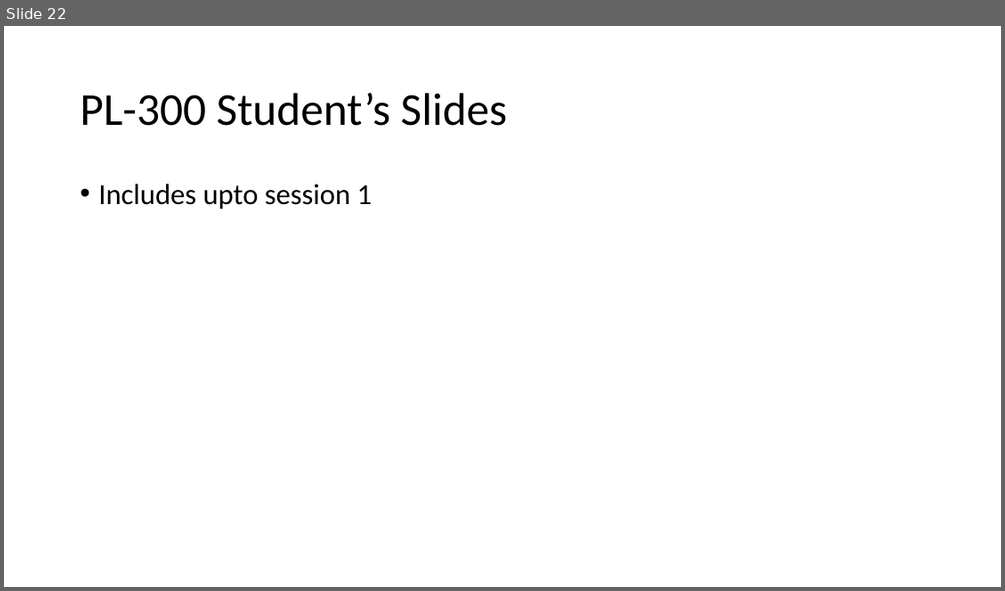
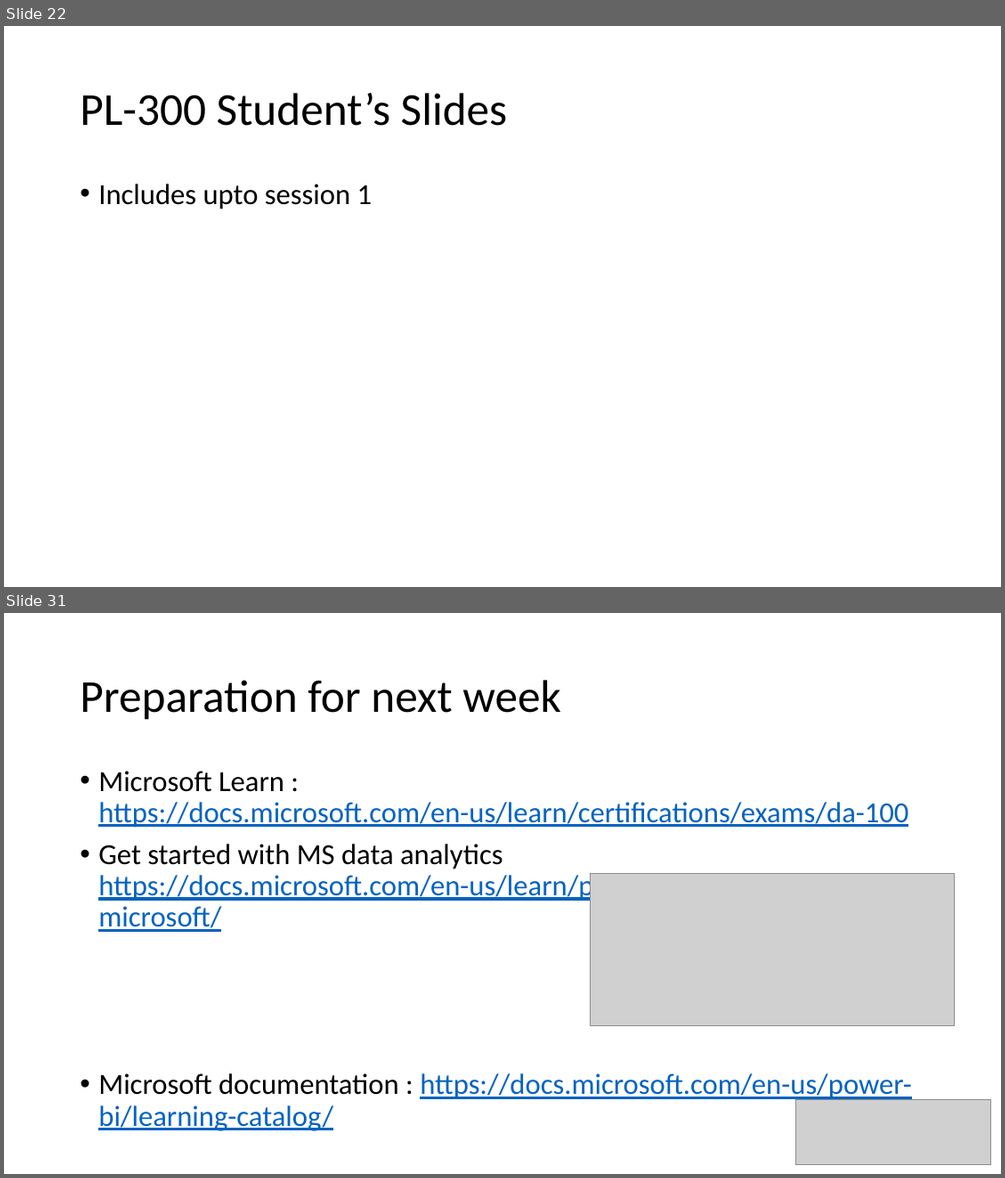
Before and after one commit to wottabyte/PBITraining, a slide deck: PL-300 online 2022/PL300 Students Slides.pptx. Shown one above the other, each under a label of ours: slide 22 before the commit, slides 22 and 31 after it; the slides between them are not shown. The pictures are 1005x591 and 1005x1178 pixels, drawn with LibreOffice and Linux fonts; fonts in the diff are those of the drawing; grey boxes stand for pictures. Boxes give left, top, right and bottom in pixels: in the first picture for what was removed or moved away, otherwise in the second. Text is boxed around its words. In the diff, an @@ line names an element or a change of style, - is before the commit and + after.

```diff
--- a/PL-300 online 2022/PL300 Students Slides.pptx
+++ b/PL-300 online 2022/PL300 Students Slides.pptx
@@ slide 31 added at [4,613,1001,1174], background #FFFFFF @@
@@ title added at [80,680,561,720], 44 pt, text #000000 @@
+Preparation for next week
@@ text added at [98,771,912,1131], 28 pt, text #0563C1, underline @@
+• Microsoft Learn : https://docs.microsoft.com/en-us/learn/certifications/exams/da-100
+• Get started with MS data analytics https://docs.microsoft.com/en-us/learn/paths/data-analytics-microsoft/
+• Microsoft documentation : https://docs.microsoft.com/en-us/power-bi/learning-catalog/
@@ picture added at [590,873,955,1026] @@
@@ picture added at [796,1100,991,1164] @@
```
Also in this commit, not shown: 1 slide changed, 13 other slides added, 1 other file.
